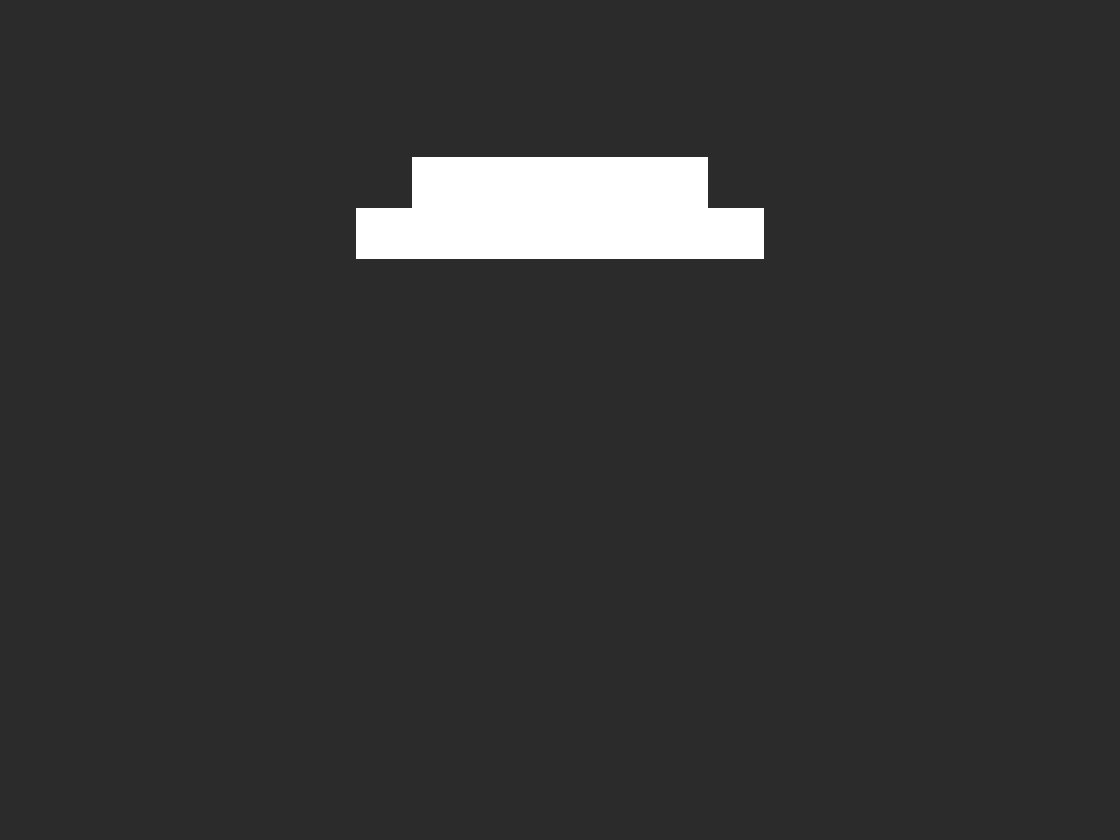
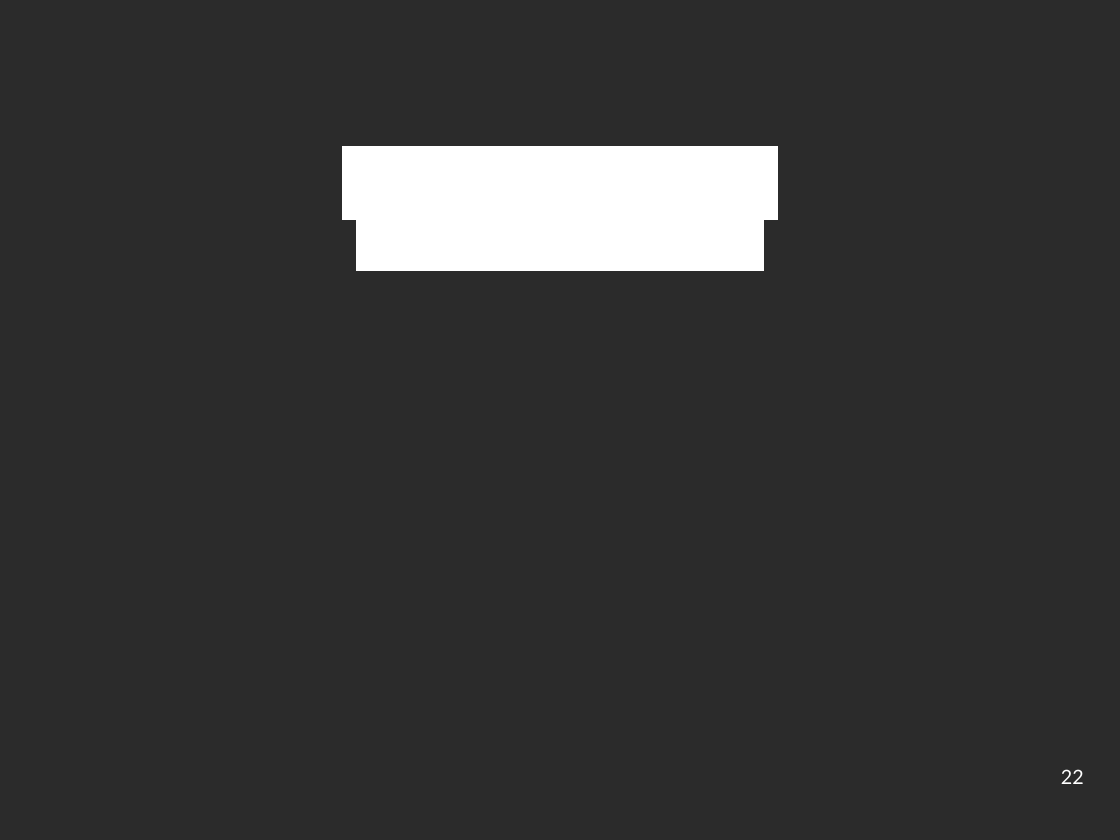
Before and after one commit to Bugro/CUBI, a slide deck: slide 22 of Com/SoutenanceFinale/Soutenance Finale.odp. Drawn at 1120x840 pixels with LibreOffice and Linux fonts; fonts in the diff are those of the drawing; background and template pictures are left out; a plain dark background stands for a picture behind light text. Boxes give left, top, right and bottom in pixels: in the first picture for what was removed or moved away, otherwise in the second. Text is boxed around its words. In the diff, an @@ line names an element or a change of style, - is before the commit and + after.

```diff
--- a/Com/SoutenanceFinale/Soutenance Finale.odp
+++ b/Com/SoutenanceFinale/Soutenance Finale.odp
@@ title "Développement Calcul des trajectoires" at (342, 146, 777, 271): size 30 to 44 pt in "Développement" @@
@@ page number added at (1061, 769, 1084, 784), 14 pt, text #FFFFFF @@
+22
```
Also in this commit, not shown: 16 other slides changed, 1 slide added.
